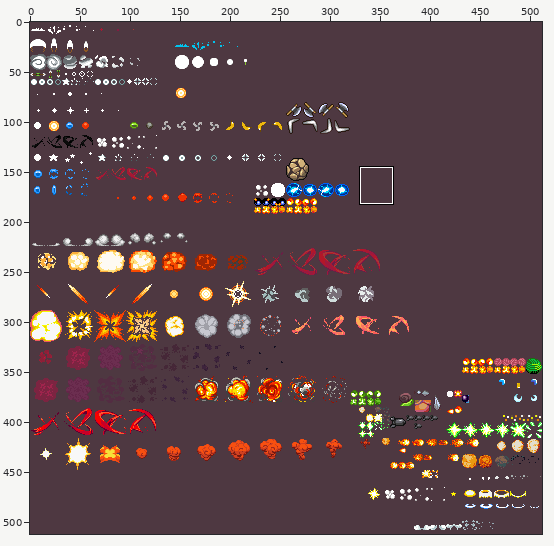
Two versions of one sprite sheet, bengt/gfx/sprEffects.png. Above, an overview of the earlier version with the close-up marked.
Close-up. As it was:
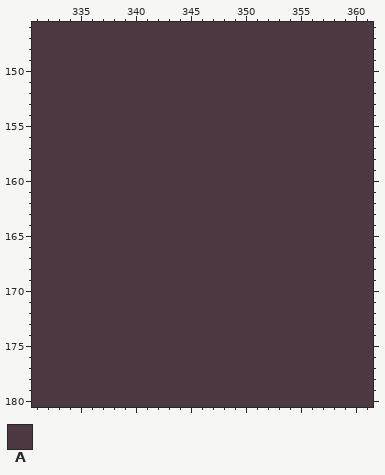
The file is 512x512 pixels. Colours within 5 levels of each other are drawn and written as one. Shown: x 331..361, y 146..180. The commit also changed other parts of the picture, which this record leaves out.
Palette (. is transparent): A #4e3841
Pixels before, first column x 331:
146 AAAAAAAAAAAAAAAAAAAAAAAAAAAAAAA
147 AAAAAAAAAAAAAAAAAAAAAAAAAAAAAAA
148 AAAAAAAAAAAAAAAAAAAAAAAAAAAAAAA
149 AAAAAAAAAAAAAAAAAAAAAAAAAAAAAAA
150 AAAAAAAAAAAAAAAAAAAAAAAAAAAAAAA
151 AAAAAAAAAAAAAAAAAAAAAAAAAAAAAAA
152 AAAAAAAAAAAAAAAAAAAAAAAAAAAAAAA
153 AAAAAAAAAAAAAAAAAAAAAAAAAAAAAAA
154 AAAAAAAAAAAAAAAAAAAAAAAAAAAAAAA
155 AAAAAAAAAAAAAAAAAAAAAAAAAAAAAAA
156 AAAAAAAAAAAAAAAAAAAAAAAAAAAAAAA
157 AAAAAAAAAAAAAAAAAAAAAAAAAAAAAAA
158 AAAAAAAAAAAAAAAAAAAAAAAAAAAAAAA
159 AAAAAAAAAAAAAAAAAAAAAAAAAAAAAAA
160 AAAAAAAAAAAAAAAAAAAAAAAAAAAAAAA
161 AAAAAAAAAAAAAAAAAAAAAAAAAAAAAAA
162 AAAAAAAAAAAAAAAAAAAAAAAAAAAAAAA
163 AAAAAAAAAAAAAAAAAAAAAAAAAAAAAAA
164 AAAAAAAAAAAAAAAAAAAAAAAAAAAAAAA
165 AAAAAAAAAAAAAAAAAAAAAAAAAAAAAAA
166 AAAAAAAAAAAAAAAAAAAAAAAAAAAAAAA
167 AAAAAAAAAAAAAAAAAAAAAAAAAAAAAAA
168 AAAAAAAAAAAAAAAAAAAAAAAAAAAAAAA
169 AAAAAAAAAAAAAAAAAAAAAAAAAAAAAAA
170 AAAAAAAAAAAAAAAAAAAAAAAAAAAAAAA
171 AAAAAAAAAAAAAAAAAAAAAAAAAAAAAAA
172 AAAAAAAAAAAAAAAAAAAAAAAAAAAAAAA
173 AAAAAAAAAAAAAAAAAAAAAAAAAAAAAAA
174 AAAAAAAAAAAAAAAAAAAAAAAAAAAAAAA
175 AAAAAAAAAAAAAAAAAAAAAAAAAAAAAAA
176 AAAAAAAAAAAAAAAAAAAAAAAAAAAAAAA
177 AAAAAAAAAAAAAAAAAAAAAAAAAAAAAAA
178 AAAAAAAAAAAAAAAAAAAAAAAAAAAAAAA
179 AAAAAAAAAAAAAAAAAAAAAAAAAAAAAAA
180 AAAAAAAAAAAAAAAAAAAAAAAAAAAAAAA
Once edited:
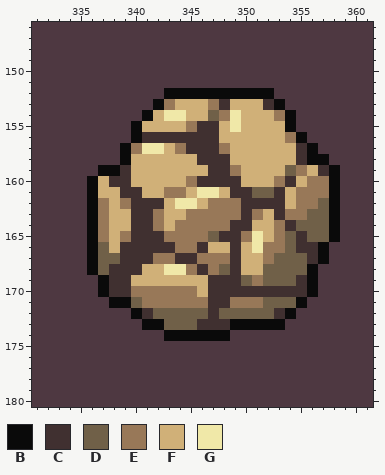
Colours new in this view: B #0a0a0a  C #403030  D #706048  E #987858  F #d0b078  G #f0e8a8
Diff:
Changed rows in their new state; - is an unchanged pixel.
first column x 336:
152 -------BBBBBBBBBB------
153 ------BEFFFECFFFCB-----
154 -----BFGGFFDEGFFFEB----
155 ----BFFFFECCFGFFFFB----
156 ----BCCCCCCCFFFFFFEB---
157 ---BEGGFECCCEFFFFFFCB--
158 ---BFFFFFFCCCFFFFFFCBB-
159 -BBCFFFFFFFCCEFFFFDEFCB
160 BFCCFFFFFECCCCFFFECFEEB
161 BFFCCFFEEFGGFCCDDCFEEEB
162 BEFECCCFGGFEEECCCCFEEDB
163 BEFFCCEFFEEEEECEFCEEDDB
164 BEFFCCEFEEEEECCFFECDDDB
165 BEFECCCEEEEDCCEGFEDCDDB
166 BDFCCCCCEECFFCFGEEDCCB-
167 BDDCCCEECCEEECFFEDDDCB-
168 BDCCCFFGGECEDCFFDDDDB--
169 -BCCFFFFFFFCCCDEDDDCB--
170 -BCCEEEEEEFCCCCCCCCCB--
171 --BBDEEEEEECCEEEDDDB---
172 ----BCDDDDDCDDDDDCB----
173 -----BBDDDCCCBBBBB-----
174 -------BBBBBB----------
Pixel boxes of the changes (left, top, right, bottom) in both close-ups:
changed: (87, 88, 340, 341)
